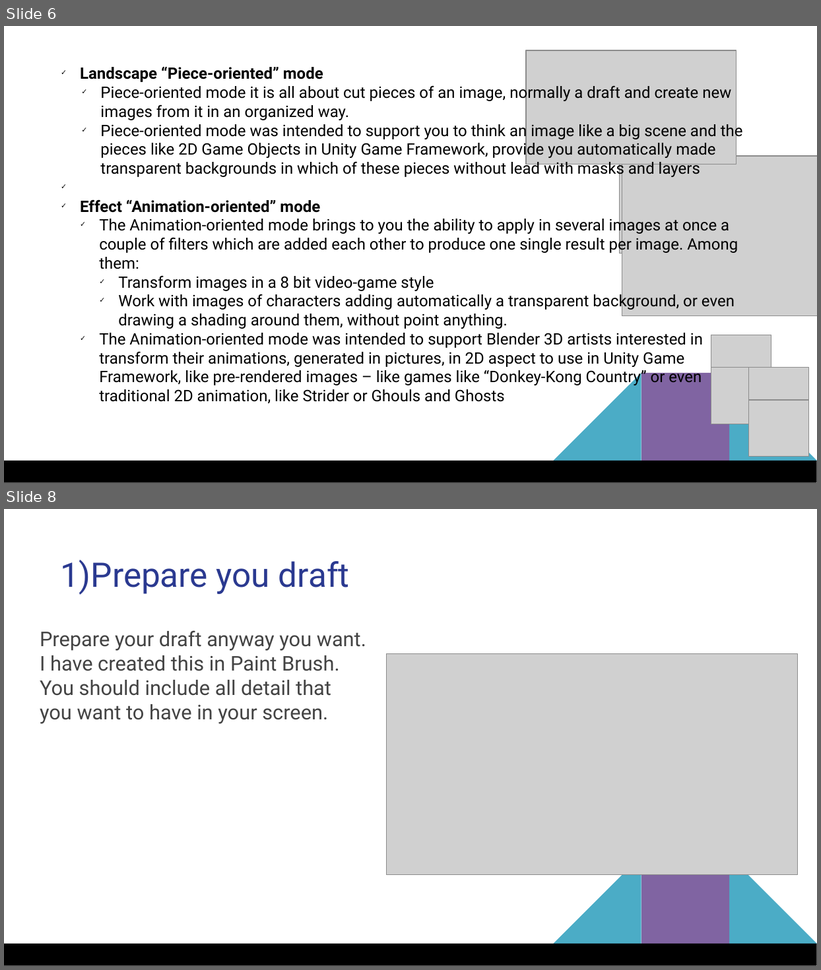
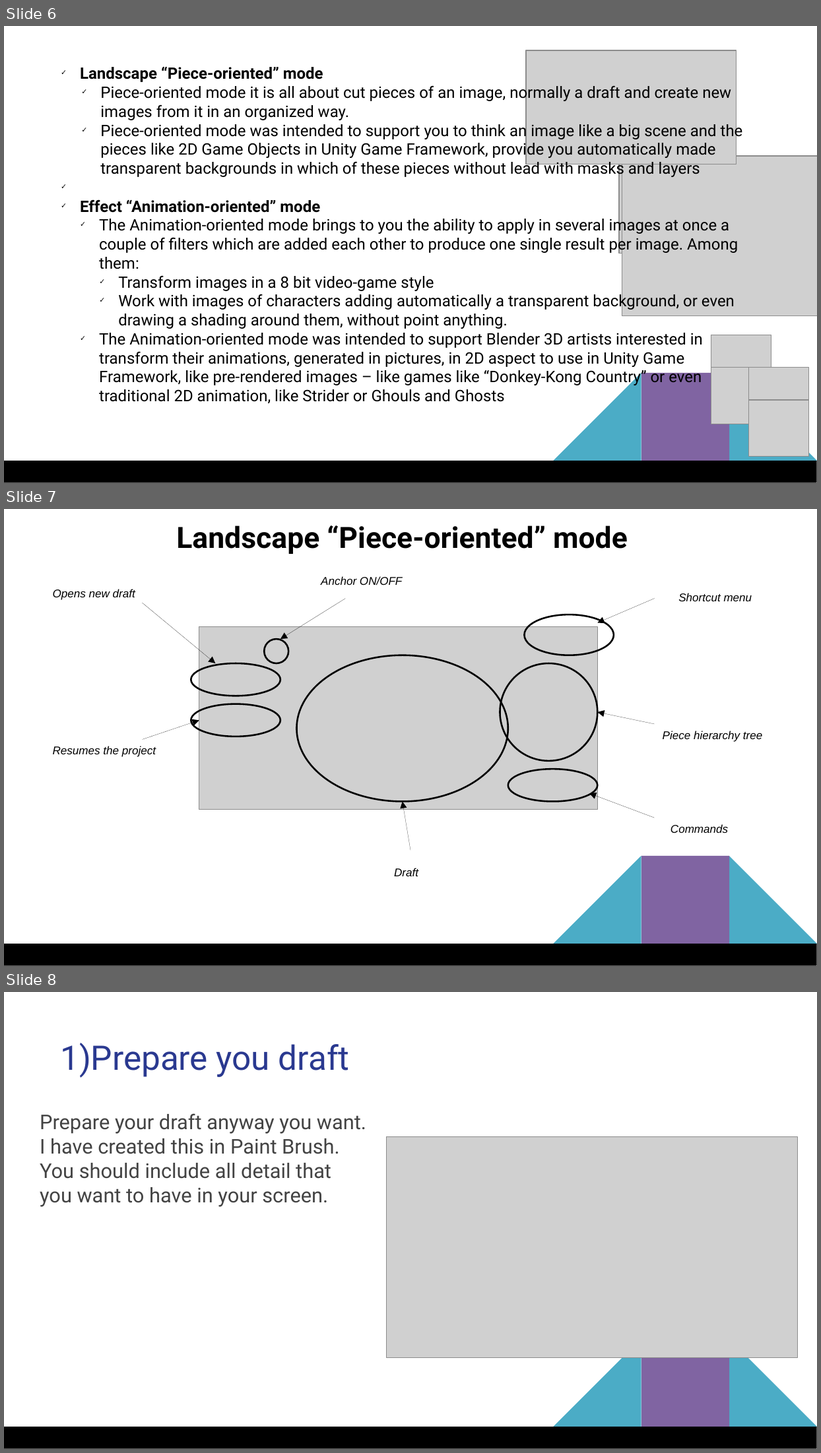
Before and after one commit to MGODOY-BR/smartSpriteFX, a slide deck: [doc]/Using smartSpriteFX.pptx. Shown one above the other, each under a label of ours: slides 6 and 8 before the commit, slides 6, 7 and 8 after it; the slides between them are not shown. The pictures are 821x970 and 821x1453 pixels, drawn with LibreOffice and Linux fonts; fonts in the diff are those of the drawing; grey boxes stand for pictures. Boxes give left, top, right and bottom in pixels: in the first picture for what was removed or moved away, otherwise in the second. Text is boxed around its words. In the diff, an @@ line names an element or a change of style, - is before the commit and + after.

```diff
--- a/[doc]/Using smartSpriteFX.pptx
+++ b/[doc]/Using smartSpriteFX.pptx
@@ slide 7 added at [4,509,817,966], background #FFFFFF; not listed: 4 template elements that a slide beside it also shows @@
@@ text added at [176,525,628,554], 26 pt, text #000000, bold @@
+Landscape “Piece-oriented” mode
@@ text added at [321,576,402,585], 10 pt, text #000000, italic @@
+Anchor ON/OFF
@@ text added at [53,589,135,600], 10 pt, text #000000, italic @@
+Opens new draft
@@ arrow added from (142, 603) to (215, 663), #000000 0.75 pt @@
@@ arrow added from (345, 599) to (281, 639), #000000 0.75 pt @@
@@ arrow added from (655, 599) to (597, 623), #000000 0.75 pt @@
@@ text added at [679,593,752,601], 10 pt, text #000000, italic @@
+Shortcut menu
@@ picture added at [199,627,597,810] @@
@@ ellipse added at [524,615,614,656], outline #000000 1.5 pt @@
@@ ellipse added at [264,639,288,663], outline #000000 1.5 pt @@
@@ ellipse added at [191,663,281,696], outline #000000 1.5 pt @@
@@ ellipse added at [297,656,508,802], outline #000000 1.5 pt @@
@@ ellipse added at [500,663,597,761], outline #000000 1.5 pt @@
@@ ellipse added at [191,704,281,737], outline #000000 1.5 pt @@
@@ arrow added from (142, 740) to (199, 720), #000000 0.75 pt @@
@@ arrow added from (655, 724) to (597, 712), #000000 0.75 pt @@
@@ text added at [53,746,156,757], 10 pt, text #000000, italic @@
+Resumes the project
@@ text added at [663,731,762,742], 10 pt, text #000000, italic @@
+Piece hierarchy tree
@@ ellipse added at [508,769,597,802], outline #000000 1.5 pt @@
@@ arrow added from (411, 850) to (403, 802), #000000 0.75 pt @@
@@ arrow added from (655, 818) to (589, 793), #000000 0.75 pt @@
@@ text added at [671,824,728,833], 10 pt, text #000000, italic @@
+Commands
@@ text added at [394,868,418,877], 10 pt, text #000000, italic @@
+Draft
```
Also in this commit, not shown: 4 other slides added, 2 slides removed, 4 other files.
